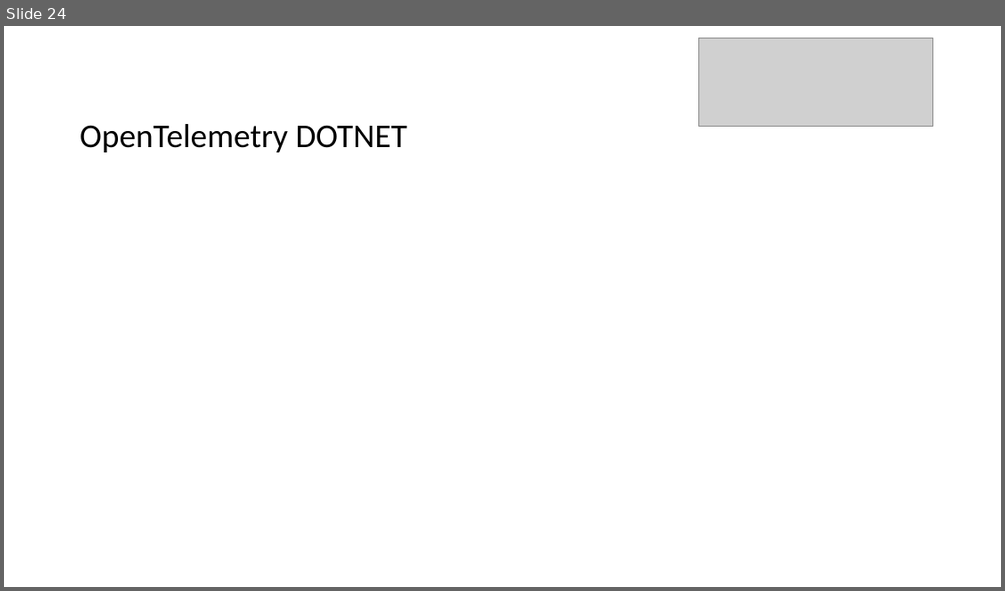
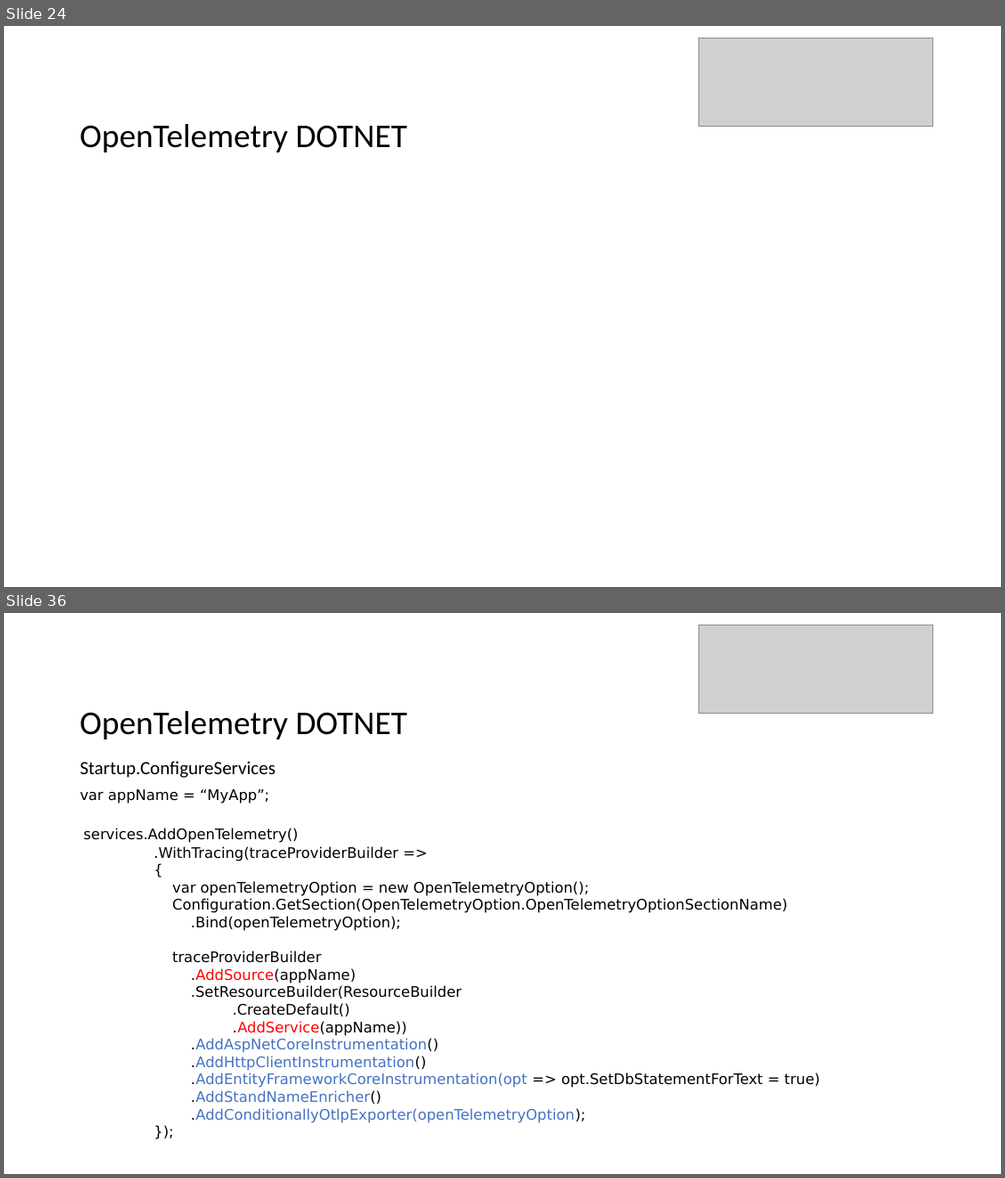
Before and after one commit to LoudThunderNET/OpenTelemetryPresentation, a slide deck: OpenTelemetry.pptx. Shown one above the other, each under a label of ours: slide 24 before the commit, slides 24 and 36 after it; the slides between them are not shown. The pictures are 1005x591 and 1005x1178 pixels, drawn with LibreOffice and Linux fonts; fonts in the diff are those of the drawing; grey boxes stand for pictures. Boxes give left, top, right and bottom in pixels: in the first picture for what was removed or moved away, otherwise in the second. Text is boxed around its words. In the diff, an @@ line names an element or a change of style, - is before the commit and + after.

Commit message:
Add dotnet embeding, links

```diff
--- a/OpenTelemetry.pptx
+++ b/OpenTelemetry.pptx
@@ slide 36 added at (4, 613, 1001, 1174), background #FFFFFF @@
@@ picture added at (699, 625, 932, 714) @@
@@ text added at (80, 711, 407, 739), 32 pt, text #000000 @@
+OpenTelemetry DOTNET
@@ text added at (80, 761, 275, 778), 18 pt, text #000000 @@
+Startup.ConfigureServices
@@ text added at (80, 789, 820, 1123), 14 pt, text #000000 @@
+var appName = “MyApp”;
+services.AddOpenTelemetry()
+.WithTracing(traceProviderBuilder =>
+{
+var openTelemetryOption = new OpenTelemetryOption();
+Configuration.GetSection(OpenTelemetryOption.OpenTelemetryOptionSectionName)
+.Bind(openTelemetryOption);
+traceProviderBuilder
+.AddSource(appName)
+.SetResourceBuilder(ResourceBuilder
+.CreateDefault()
+.AddService(appName))
+.AddAspNetCoreInstrumentation()
+.AddHttpClientInstrumentation()
+.AddEntityFrameworkCoreInstrumentation(opt => opt.SetDbStatementForText = true)
+.AddStandNameEnricher()
+.AddConditionallyOtlpExporter(openTelemetryOption);
+});
```
Also in this commit, not shown: 4 slides changed, 14 other slides added, 1 other file.
